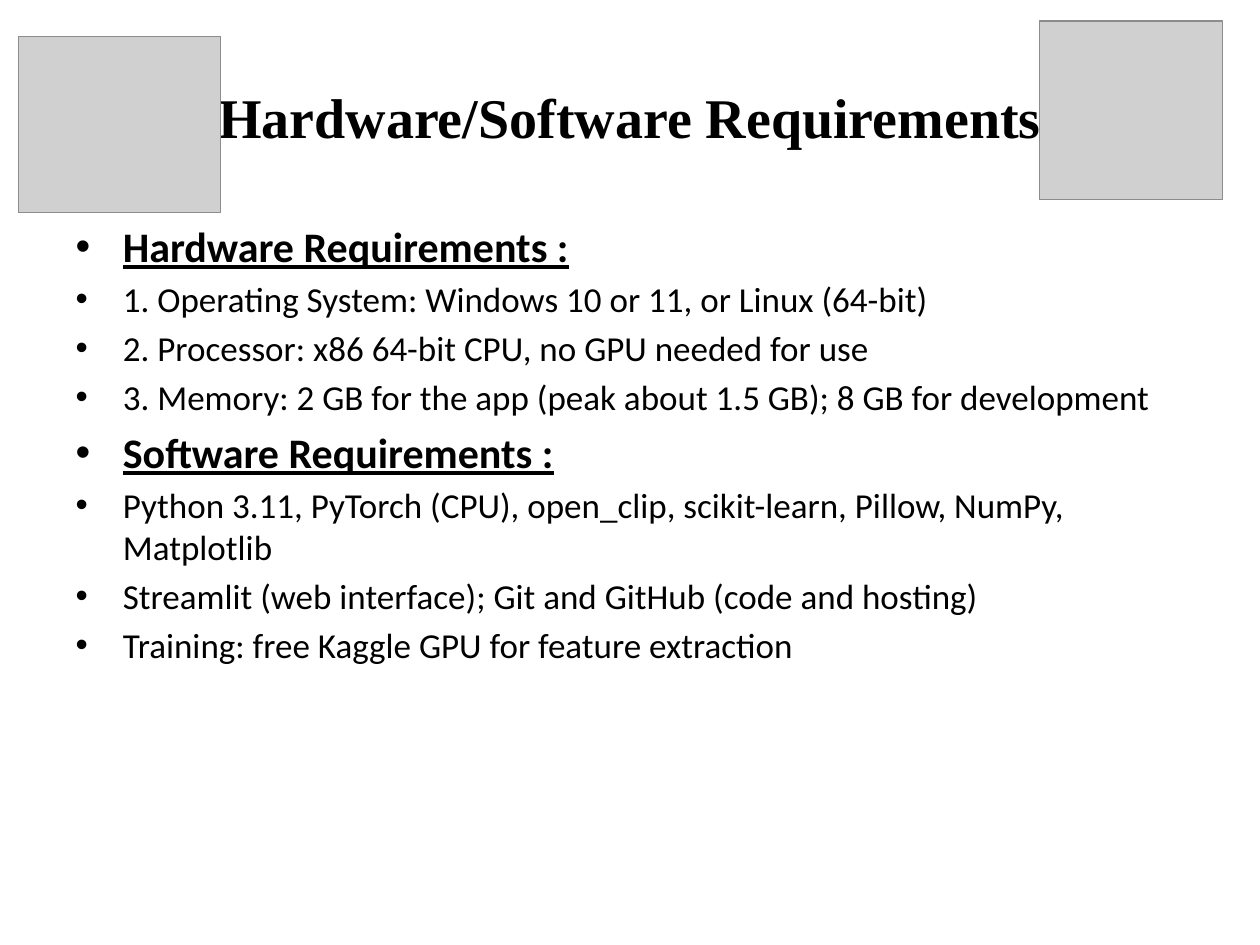
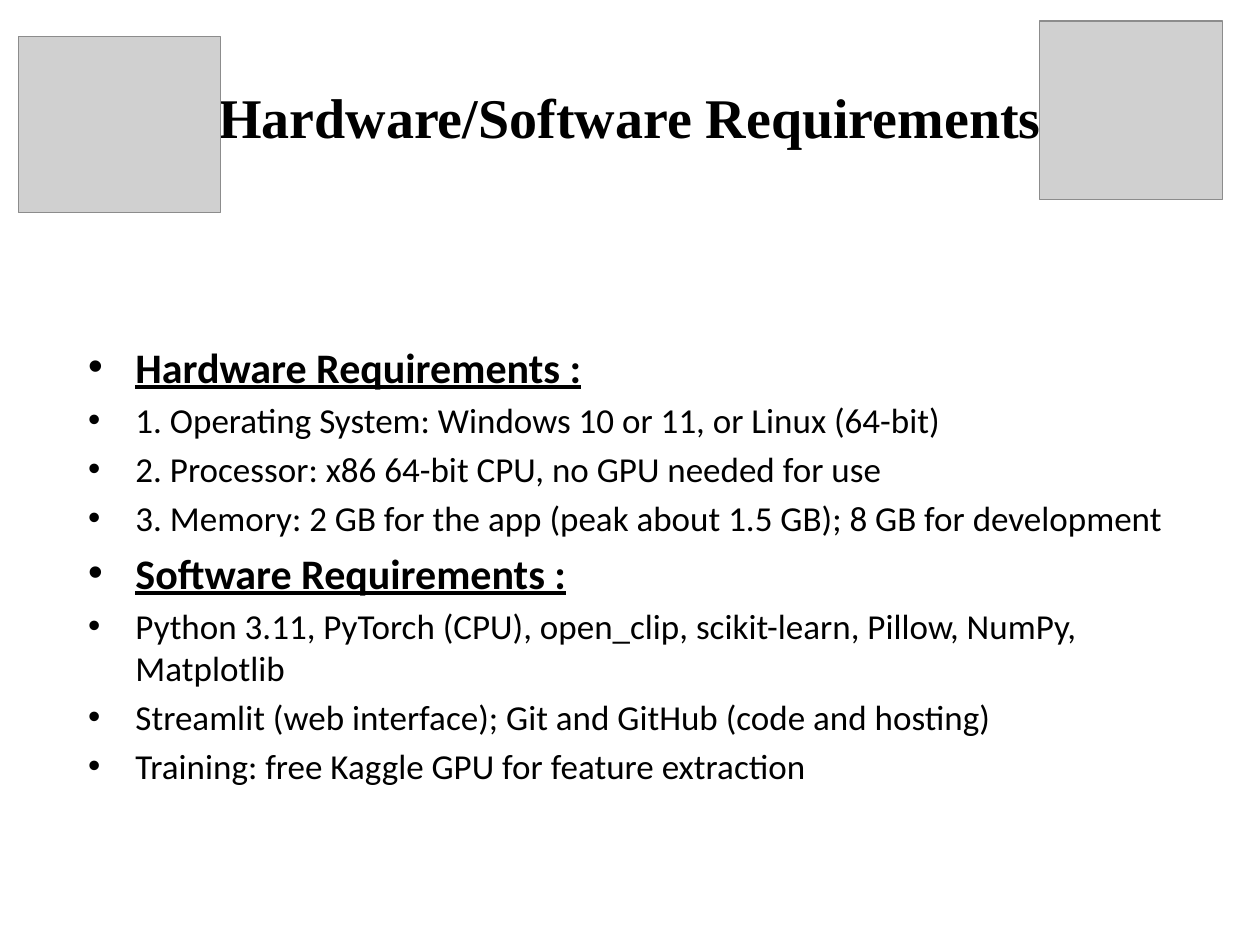
Before and after one commit to PawanBhandari03/DeepFake-Detection-Using-CrossGeneratorGeneralization, a slide deck: slide 21 of paper/reports/presentation/Final_Project_Presentation.pptx (slide 23 before the commit). Drawn at 1260x945 pixels with LibreOffice and Linux fonts; fonts in the diff are those of the drawing; grey boxes stand for pictures. Boxes give left, top, right and bottom in pixels: in the first picture for what was removed or moved away, otherwise in the second. Text is boxed around its words. In the diff, an @@ line names an element or a change of style, - is before the commit and + after.

```diff
--- a/paper/reports/presentation/Final_Project_Presentation.pptx
+++ b/paper/reports/presentation/Final_Project_Presentation.pptx
@@ text "Hardware Requirements :": place and size @@
-text "Hardware Requirements :" at box(123, 232, 1149, 664)
+text "Hardware Requirements :" at box(135, 353, 1162, 785)
@@ text "Hardware Requirements :" at box(135, 353, 1162, 785): vertical alignment top to middle @@
```
Also in this commit, not shown: 17 other slides changed, 2 slides removed, 3 other files.
